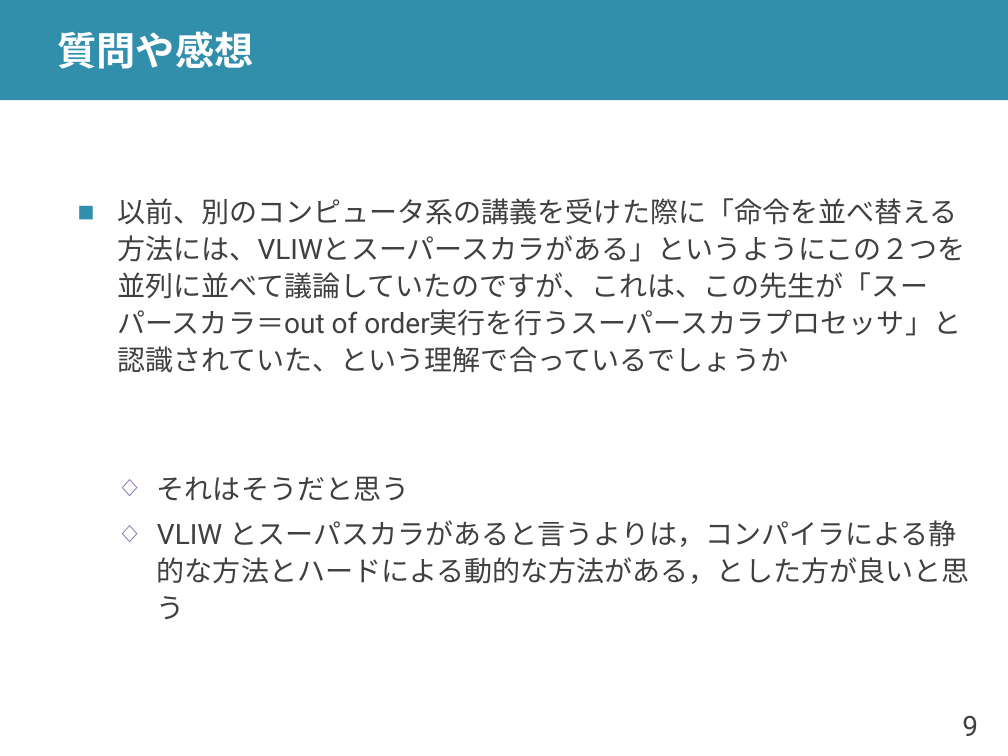
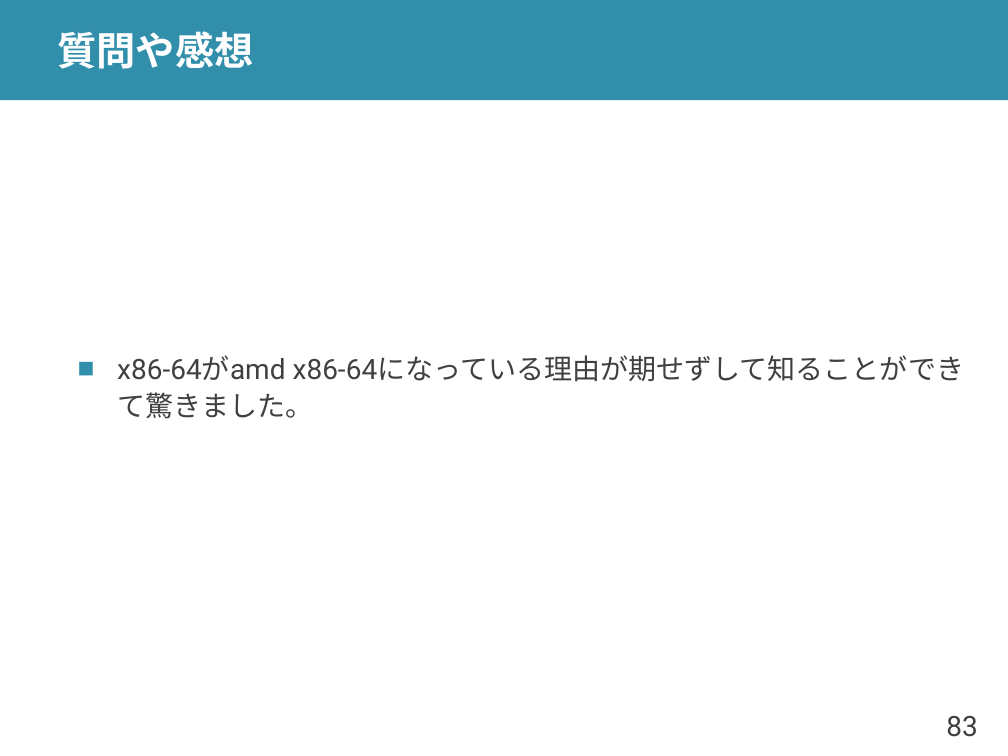
Before and after one commit to shioyadan/advanced-computer-organization, a slide deck: slide 83 of aco-shioya-09.pptx (slide 9 before the commit). Drawn at 1008x756 pixels with LibreOffice and Linux fonts; fonts in the diff are those of the drawing. Boxes give left, top, right and bottom in pixels: in the first picture for what was removed or moved away, otherwise in the second. Text is boxed around its words. In the diff, an @@ line names an element or a change of style, - is before the commit and + after.

```diff
--- a/aco-shioya-09.pptx
+++ b/aco-shioya-09.pptx
@@ text at box(117, 355, 964, 419): text changed @@
-■ 以前、別のコンピュータ系の講義を受けた際に「命令を並べ替える方法には、VLIWとスーパースカラがある」というようにこの２つを並列に並べて議論していたのですが、これは、この先生が「スーパースカラ＝out of order実行を行うスーパースカラプロセッサ」と認識されていた、という理解で合っているでしょうか
-  ◇ それはそうだと思う
-  ◇ VLIW とスーパスカラがあると言うよりは，コンパイラによる静的な方法とハードによる動的な方法がある，とした方が良いと思う
+■ x86-64がamd x86-64になっている理由が期せずして知ることができて驚きました。
@@ page number at box(946, 716, 977, 737): text changed @@
-9
+83
```
Also in this commit, not shown: 27 other slides changed, 2 slides added, 8 slides removed, 1 other file.
